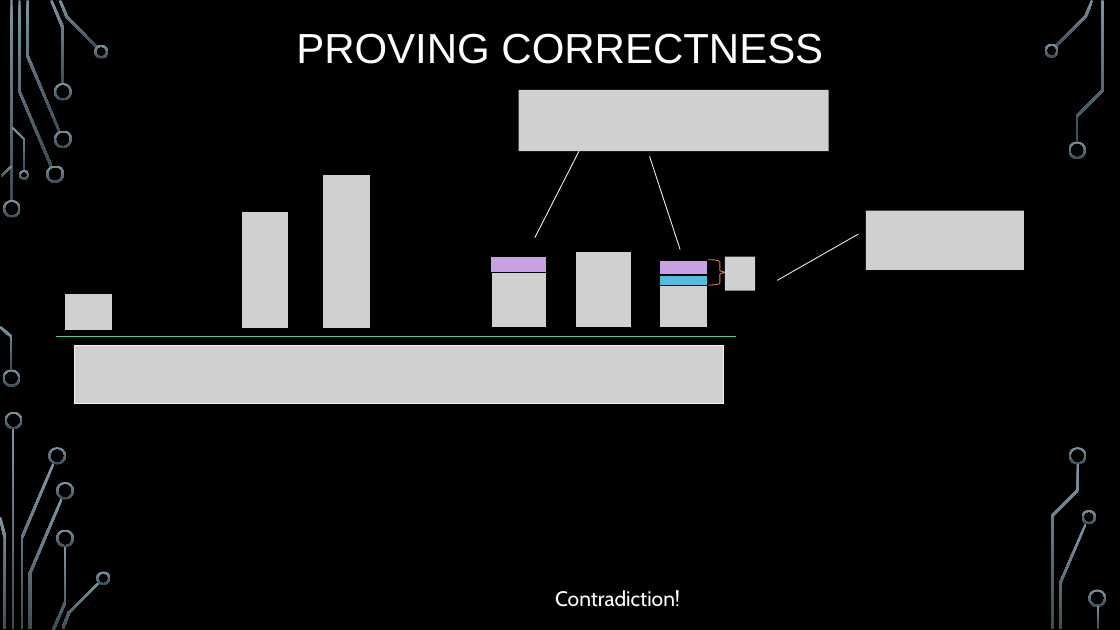
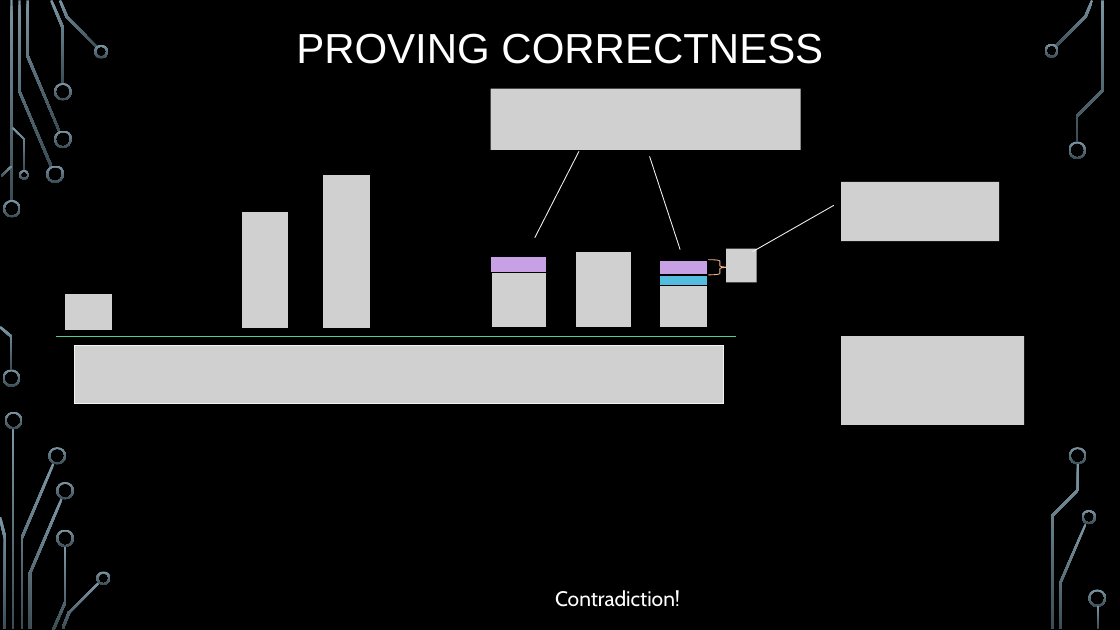
Before and after one commit to markfloryan/dsa2, a slide deck: slide 28 of slides/03-5-KnapsackGreedy.pptx. Drawn at 1120x630 pixels with LibreOffice and Linux fonts; fonts in the diff are those of the drawing; grey boxes stand for pictures; background and template pictures are left out. Boxes give left, top, right and bottom in pixels: in the first picture for what was removed or moved away, otherwise in the second. Text is boxed around its words. In the diff, an @@ line names an element or a change of style, - is before the commit and + after.

Commit message:
slides

```diff
--- a/slides/03-5-KnapsackGreedy.pptx
+++ b/slides/03-5-KnapsackGreedy.pptx
@@ picture: place and size @@
-picture at <box>518,90,828,151</box>
+picture at <box>491,88,801,150</box>
@@ line moved from (777, 281) - (859, 234) to (753, 252) - (834, 205) @@
@@ picture: place and size @@
-picture at <box>866,211,1024,271</box>
+picture at <box>841,182,999,242</box>
@@ right brace: place and size @@
-right brace at <box>708,260,731,285</box>
+right brace at <box>708,260,731,275</box>
@@ right brace at <box>708,260,731,275</box>: outline #E78045 0.75 pt to #F1B38F 0.75 pt @@
@@ picture: place and size @@
-picture at <box>725,257,755,291</box>
+picture at <box>727,249,757,282</box>
@@ picture added at <box>841,336,1024,425</box> @@
```
Also in this commit, not shown: 10 other slides changed, 3 other files.
